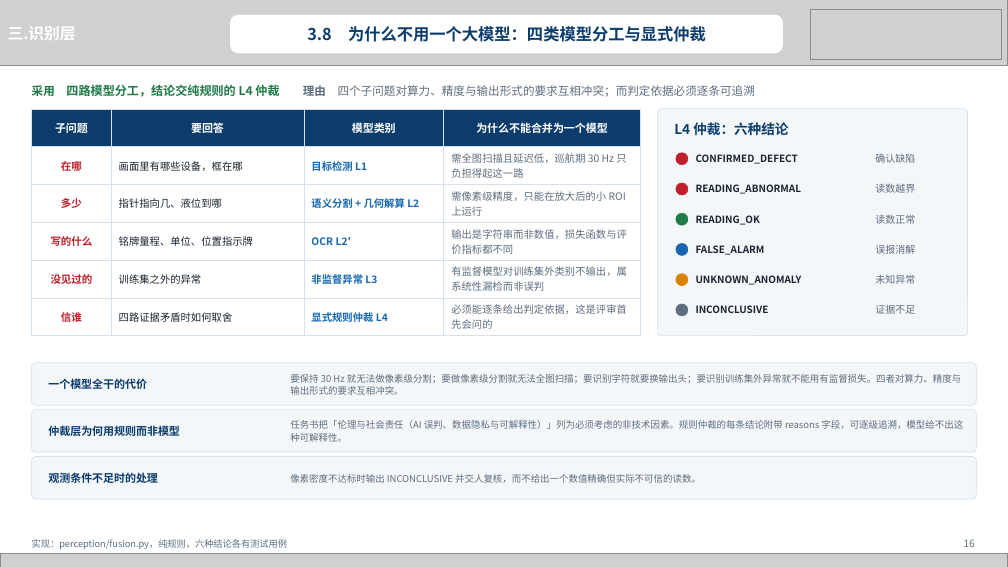
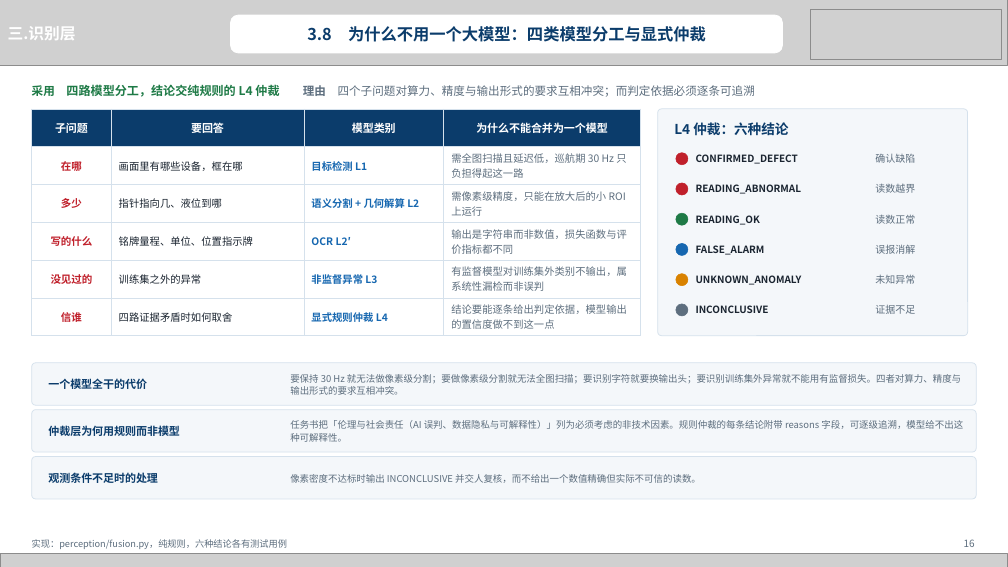
Before and after one commit to heizitalk666/2026summer, a slide deck: slide 16 of deliverables/中期答辩.pptx. Drawn at 1008x567 pixels with LibreOffice and Linux fonts; fonts in the diff are those of the drawing; grey boxes stand for pictures. Boxes give left, top, right and bottom in pixels: in the first picture for what was removed or moved away, otherwise in the second. Text is boxed around its words. In the diff, an @@ line names an element or a change of style, - is before the commit and + after.

```diff
--- a/deliverables/中期答辩.pptx
+++ b/deliverables/中期答辩.pptx
@@ table at <box>32,109,640,333</box> @@
-row 6, column 4: 必须能逐条给出判定依据，这是评审首先会问的
+row 6, column 4: 结论要能逐条给出判定依据，模型输出的置信度做不到这一点
```
Also in this commit, not shown: 11 other slides changed, 2 other files.
